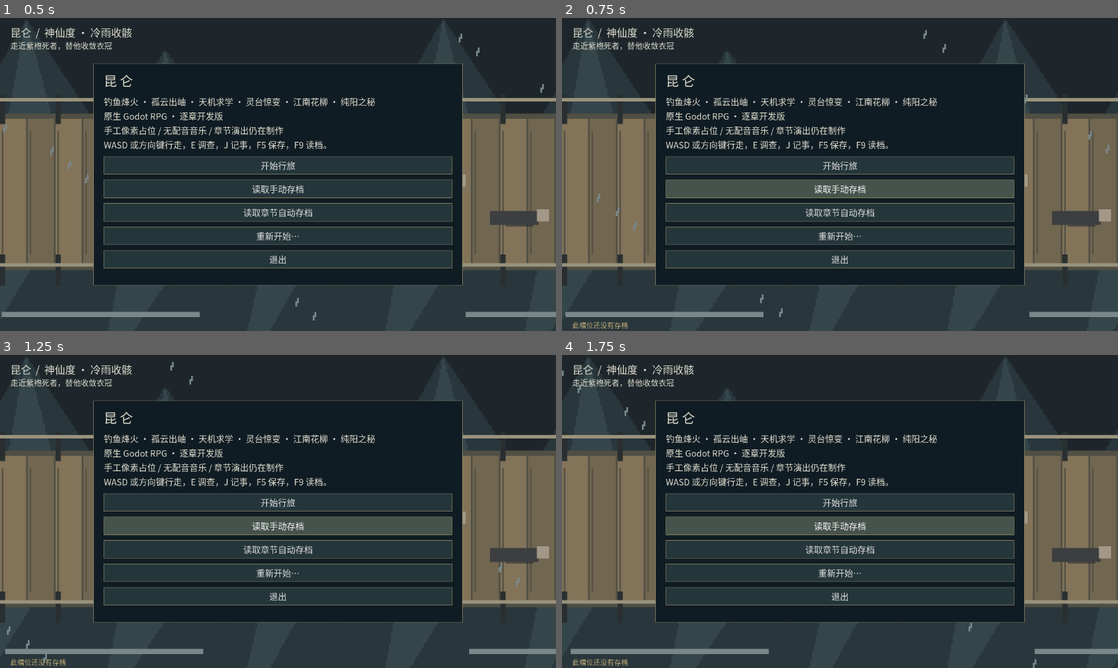
Above: before the commit, frames 1-4 (two rows, left to right).
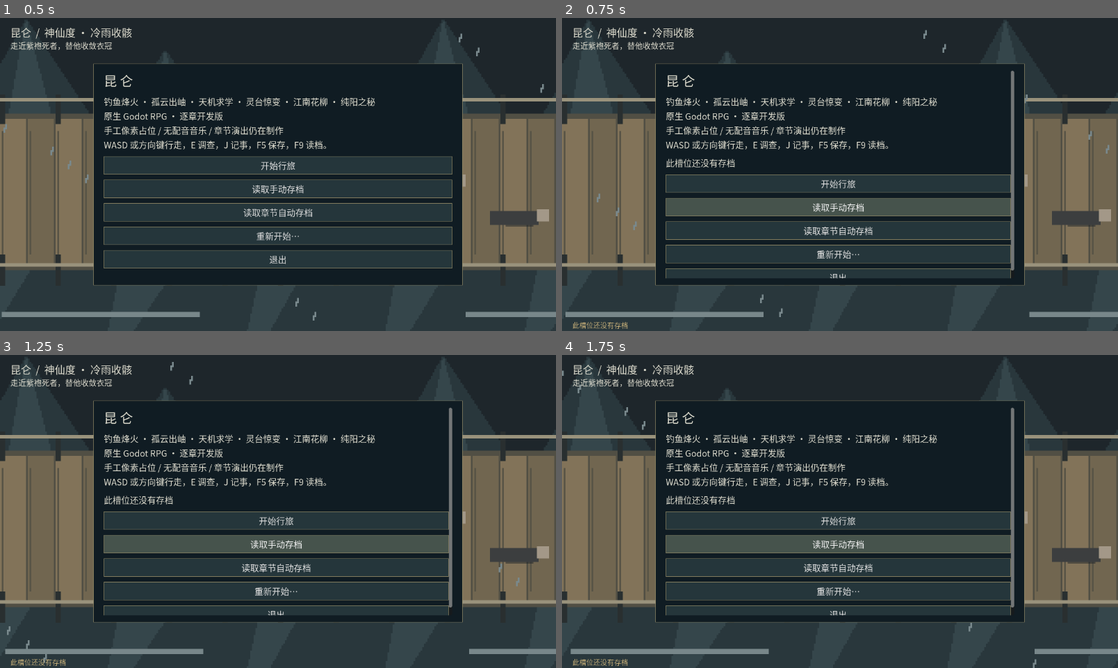
Above: after the commit, the same moments.

Repository: ntygod/kunlun
Game: Godot game, scene res://scenes/main.tscn
Same seed, same stepped clock (60 frames per second), same inputs: the game is played once before the commit and once after it.
Inputs:
- Up to frame 1 (0.5 s): no input
- Up to frame 2 (0.75 s): click "读取手动存档" at 0.5 s
- Up to frame 3 (1.25 s): no input
- Up to frame 4 (1.75 s): click "读取手动存档" at 1.25 s

Frame 1 is identical in both runs. In frame 2, 20% of the frame differs, in the area x 18-82%, y 16-84%; in frame 3, 20%; in frame 4, 20%.

Commit message:
Route menu F9 through the visible manual-load action

Diff:
--- a/game/scripts/main.gd
+++ b/game/scripts/main.gd
@@ -245,6 +245,10 @@
 		prompt.text = ""
 
 func _input(event: InputEvent) -> void:
+	if mode == "menu" and event is InputEventKey and event.pressed and not event.echo and event.is_action_pressed("load_game"):
+		get_viewport().set_input_as_handled()
+		_load("manual")
+		return
 	if mode == "menu" and event is InputEventKey and event.pressed and not event.echo and event.is_action_pressed("save_game"):
 		get_viewport().set_input_as_handled()
 		if menu_save_allowed: _save()
@@ -536,6 +540,7 @@
 		notice.text = "已读取存档"
 	else:
 		notice.text = error
+		_show_menu_save_feedback()
 
 func _show_menu(initial: bool = false) -> void:
 	_stop_registered_puzzle_demonstration()
--- a/game/tests/test_chapter_seven_demo_main.gd
+++ b/game/tests/test_chapter_seven_demo_main.gd
@@ -55,7 +55,12 @@
  app._save()
  var saved:Dictionary=c.current_chapter_runtime().make_puzzle().snapshot()
  old_epoch=app.registered_puzzle_epoch
- app._load("manual");await process_frame
+ app._show_menu();await process_frame
+ var load_key:=InputEventKey.new();load_key.keycode=KEY_F9;load_key.physical_keycode=KEY_F9;load_key.pressed=true
+ Input.parse_input_event(load_key)
+ load_key=InputEventKey.new();load_key.keycode=KEY_F9;load_key.physical_keycode=KEY_F9;load_key.pressed=false
+ Input.parse_input_event(load_key);await process_frame
+ check(app.notice.text=="已读取存档","actual menu F9 uses manual load entry")
  same_snapshot(c,saved,"F9 restores actual intermediate legal state")
  panel=await open_panel()
  check(not panel._demo_running,"F9 never autostarts demonstration")
--- a/game/tests/test_menu_save_hotkey.gd
+++ b/game/tests/test_menu_save_hotkey.gd
@@ -16,6 +16,31 @@
  Input.parse_input_event(event)
  event=InputEventKey.new();event.keycode=KEY_F5;event.physical_keycode=KEY_F5;event.pressed=false
  Input.parse_input_event(event)
+func f9(echo:bool=false) -> void:
+ var event:=InputEventKey.new();event.keycode=KEY_F9;event.physical_keycode=KEY_F9;event.pressed=true;event.echo=echo
+ Input.parse_input_event(event)
+ event=InputEventKey.new();event.keycode=KEY_F9;event.physical_keycode=KEY_F9;event.pressed=false
+ Input.parse_input_event(event)
+func load_button() -> Button:
+ for child in app.modal_content.get_children():
+  if child is Button and child.text=="读取手动存档":return child
+ return null
+func verify_load(label:String) -> void:
+ var before:Dictionary=app.story.export_save()
+ var button:Button=load_button();check(button!=null,"visible manual load button "+label)
+ if button==null:return
+ button.grab_focus();f9(true);await process_frame
+ check(app.mode=="menu","echo does not load "+label)
+ f9();await process_frame
+ check(app.notice.text=="已读取存档" and app.mode!="menu","focused menu F9 loads "+label)
+ var hotkey:Dictionary=app.story.export_save()
+ check(Proof.equivalent(before,hotkey),"F9 exact saved state "+label)
+ app._show_menu(false);await process_frame
+ button=load_button();button.pressed.emit();await process_frame
+ check(Proof.equivalent(hotkey,app.story.export_save()),"button and F9 load equivalently "+label)
+ app._show_menu(false);await process_frame
+ f9();await process_frame
+ check(Proof.equivalent(hotkey,app.story.export_save()),"repeated menu F9 idempotent "+label)
 func save_button() -> Button:
  for child in app.modal_content.get_children():
   if child is Button and child.text=="保存当前行旅":return child
@@ -47,6 +72,7 @@
  check(first==FileAccess.get_file_as_string(path),"button and hotkey byte equivalent "+label)
  check(app.story.current_token()==before_token,"save does not advance scene "+label)
  check(Proof.equivalent(before_ledger,app.story.reward_ledger),"save does not duplicate rewards "+label)
+ await verify_load(label)
 func run() -> void:
  base=JSON.parse_string(FileAccess.get_file_as_string("res://data/prologue.json"))
  app=load("res://scenes/main.tscn").instantiate();root.add_child(app);await process_frame
@@ -56,6 +82,13 @@
  f5();await process_frame
  check(not FileAccess.file_exists(app.saves.directory.path_join("manual.json")),"initial title cannot overwrite manual slot")
  check(app.notice.text=="开始行旅或读取存档后才能保存。","initial refusal explanation")
+ var missing:Dictionary=app.story.export_save()
+ load_button().grab_focus();f9();await process_frame
+ var missing_message:String=app.notice.text
+ check(app.mode=="menu" and app.menu_save_feedback.visible and app.menu_save_feedback.text==missing_message,"missing manual load visibly explains in menu")
+ check(Proof.equivalent(missing,app.story.export_save()),"missing F9 preserves current state")
+ load_button().pressed.emit();await process_frame
+ check(app.notice.text==missing_message and Proof.equivalent(missing,app.story.export_save()),"missing button and F9 same gate and outcome")
  app._cancel_choice();await verify_menu("prologue")
  var c=Campaign.new(base)
  check(c.restore_persisted(JSON.parse_string(FileAccess.get_file_as_string("res://../output/cache/chapter_six_gui/manual_natural_final.json")))=="","real natural chapter6")
Not shown, changed: docs/development/development-plan.md
